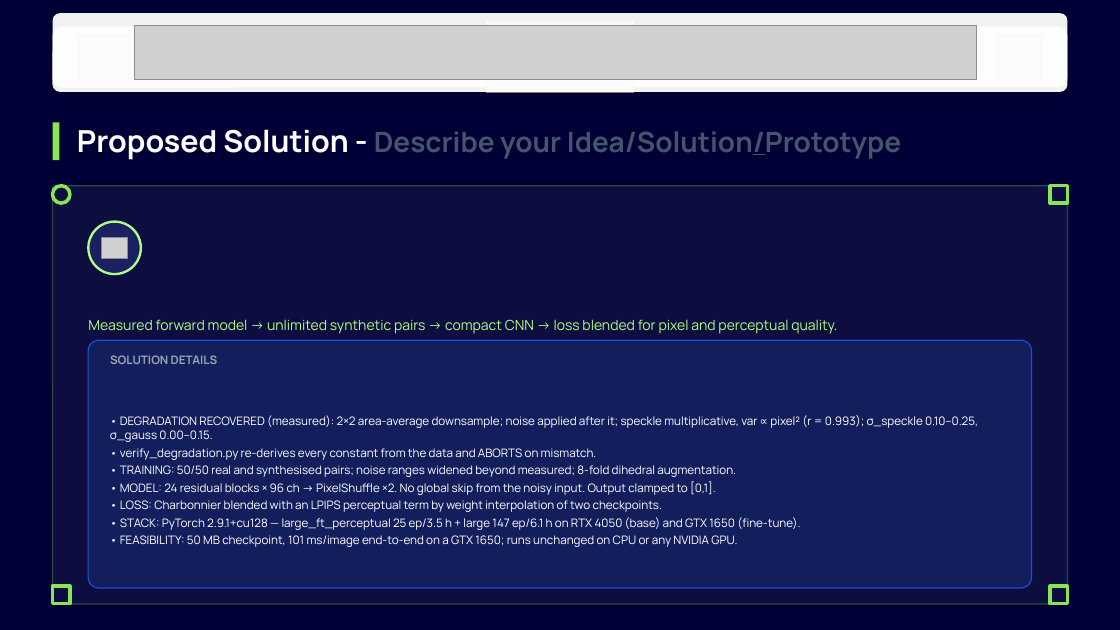
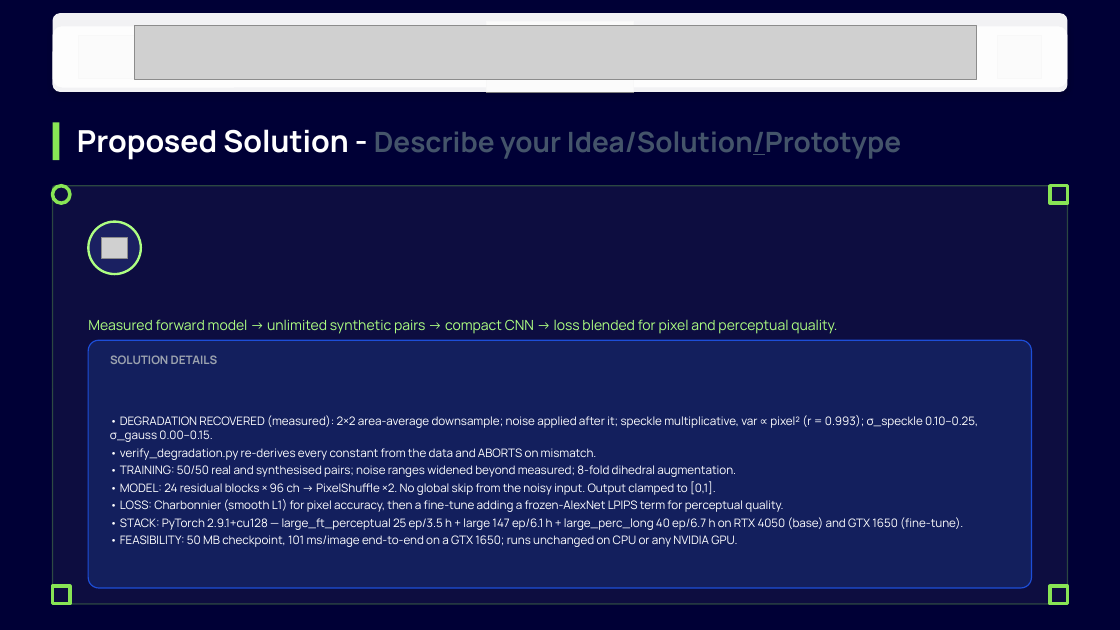
Before and after one commit to bevinj2255/i4c_hackathon, a slide deck: slide 4 of solution_presentation.pptx. Drawn at 1120x630 pixels with LibreOffice and Linux fonts; fonts in the diff are those of the drawing; grey boxes stand for pictures; background and template pictures are left out; a plain dark background stands for a picture behind light text. Boxes give left, top, right and bottom in pixels: in the first picture for what was removed or moved away, otherwise in the second. Text is boxed around its words. In the diff, an @@ line names an element or a change of style, - is before the commit and + after.

```diff
--- a/solution_presentation.pptx
+++ b/solution_presentation.pptx
@@ text at box(120, 499, 963, 530): text changed @@
-• LOSS: Charbonnier blended with an LPIPS perceptual term by weight interpolation of two checkpoints.
-• STACK: PyTorch 2.9.1+cu128 — large_ft_perceptual 25 ep/3.5 h + large 147 ep/6.1 h on RTX 4050 (base) and GTX 1650 (fine-tune).
+• LOSS: Charbonnier (smooth L1) for pixel accuracy, then a fine-tune adding a frozen-AlexNet LPIPS term for perceptual quality.
+• STACK: PyTorch 2.9.1+cu128 — large_ft_perceptual 25 ep/3.5 h + large 147 ep/6.1 h + large_perc_long 40 ep/6.7 h on RTX 4050 (base) and GTX 1650 (fine-tune).
```
Also in this commit, not shown: 2 other slides changed, 2 other files.
